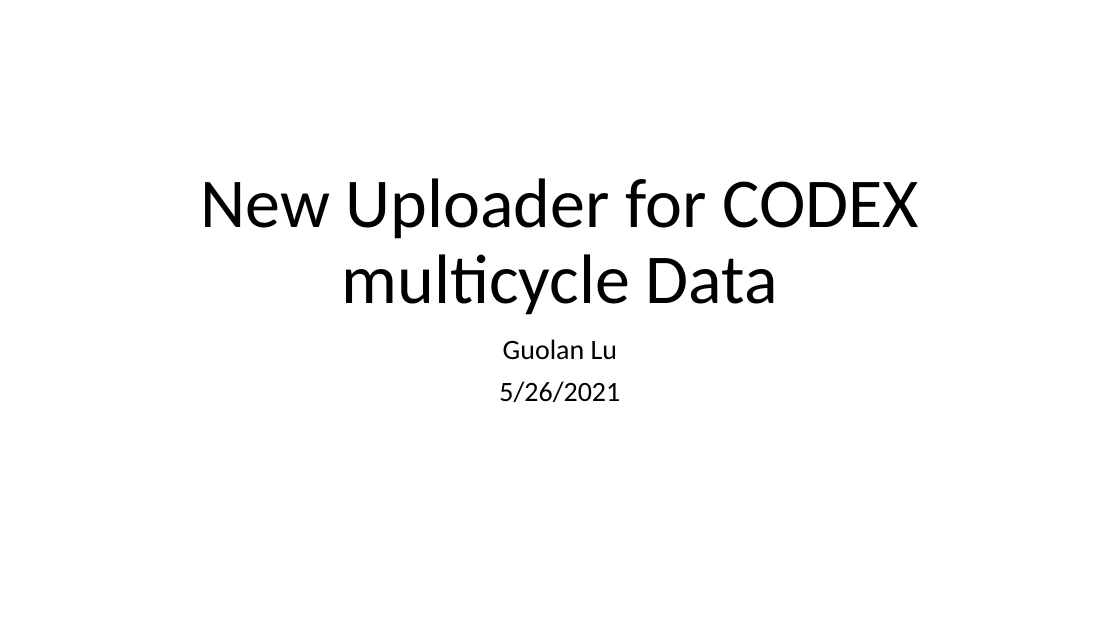
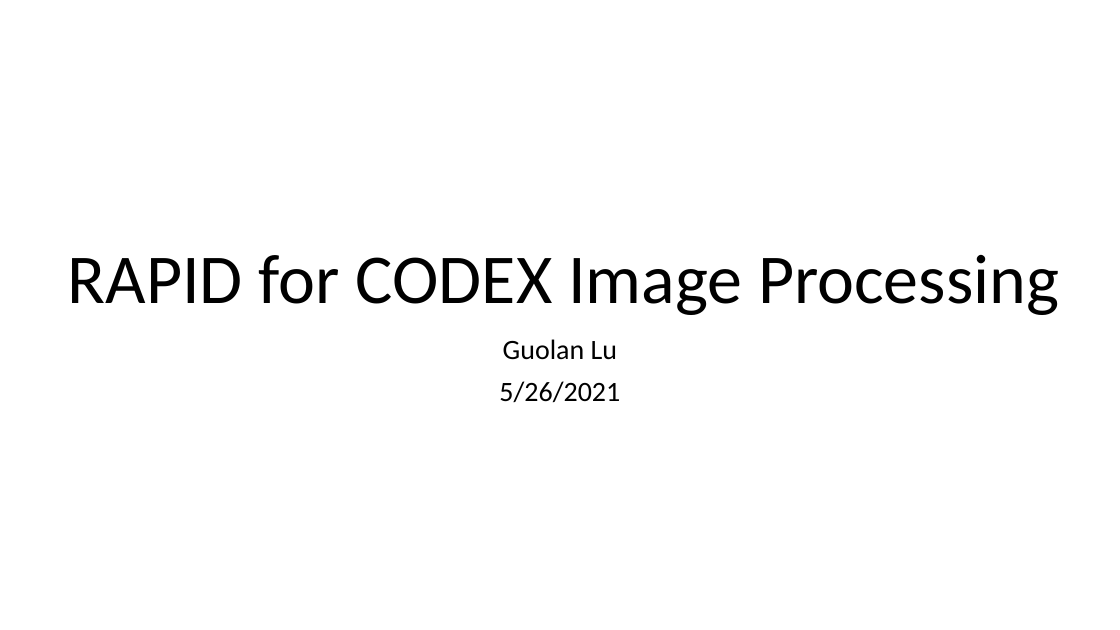
Before and after one commit to nolanlab/RAPID, a slide deck: slide 1 of Steps to create PSF.pptx. Drawn at 1120x630 pixels with LibreOffice and Linux fonts; fonts in the diff are those of the drawing. Boxes give left, top, right and bottom in pixels: in the first picture for what was removed or moved away, otherwise in the second. Text is boxed around its words. In the diff, an @@ line names an element or a change of style, - is before the commit and + after.

```diff
--- a/Steps to create PSF.pptx
+++ b/Steps to create PSF.pptx
@@ title at box(68, 255, 1059, 315): text changed @@
-New Uploader for CODEX multicycle Data
+RAPID for CODEX Image Processing
```
Also in this commit, not shown: 1 other slide changed.
